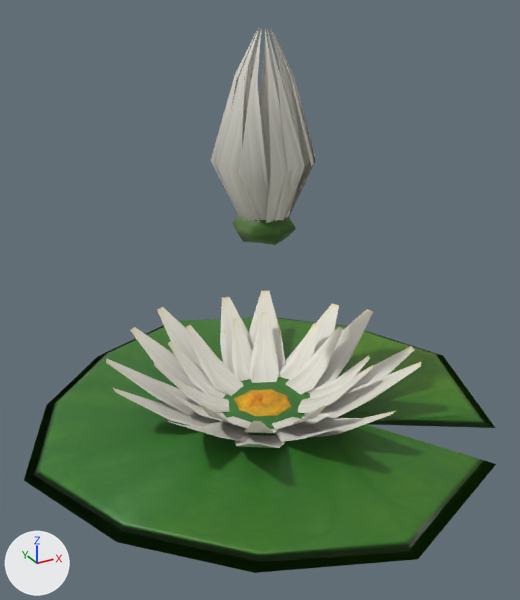
The FBX model Assets/Models/WaterLily.fbx, before and after one commit.
Rendered twice from a 50 mm camera at (-0.0924, -0.1658, 0.1196) aimed at (-0.0036, -0.0043, 0.0389). Arrows for +X, +Y and +Z are at lower left; the lights stay in place. Where no turn or scale is listed for an object, it has been applied to the vertices.

The first picture shows 'WaterLily', 'WaterLily_day', 'waterLily'.
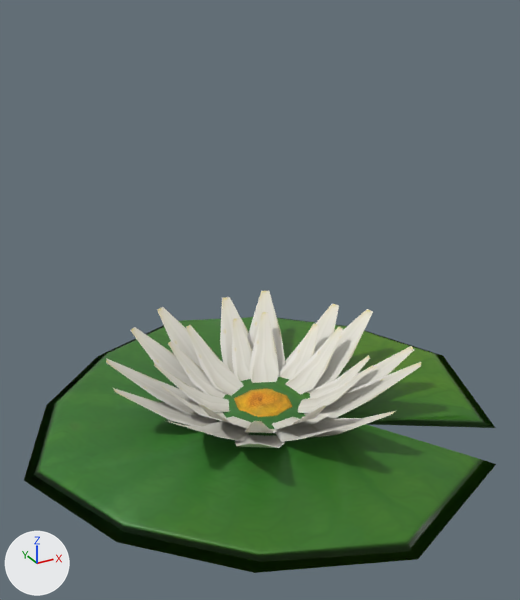
The newer file is also turned or shifted as a whole; pictures and numbers use the older file's frame.

Location of each change, [x1, y1, x2, y2] in pixels of the pictures (520 x 600 px):
'WaterLily_day', deleted: before [211, 28, 316, 245]
part 1 of me_mesh_001, cut back: before [235, 309, 421, 416]; after [235, 309, 421, 417]

What the commit changed:
me_mesh_001 is used by ob_waterlily_1; location (0.0, 0.0, 0.0048).
me_mesh_001 had 276 vertices, 264 faces and spanned x -0.0454..0.0454, y -0.0455..0.0455, z -0.0117..0.0161.
me_mesh_001 now has 276 vertices, 132 faces and spans x -0.0454..0.0454, y -0.0455..0.0455, z -0.0117..0.0161.
Part 1, on me_mesh_001:
264 faces are deleted.
132 new faces join them.
Object 'WaterLily_day' (ob_waterlily_day) is deleted.
